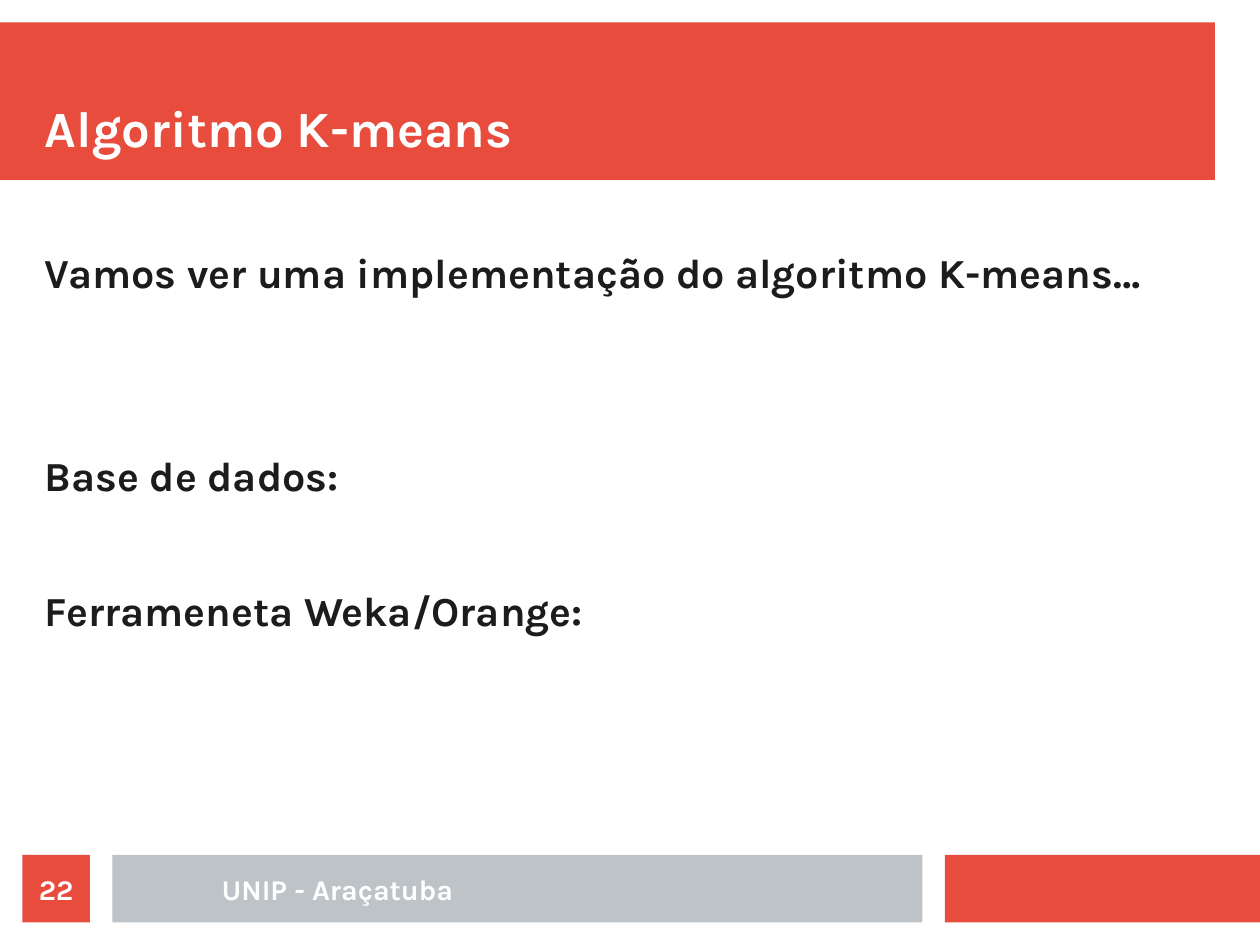
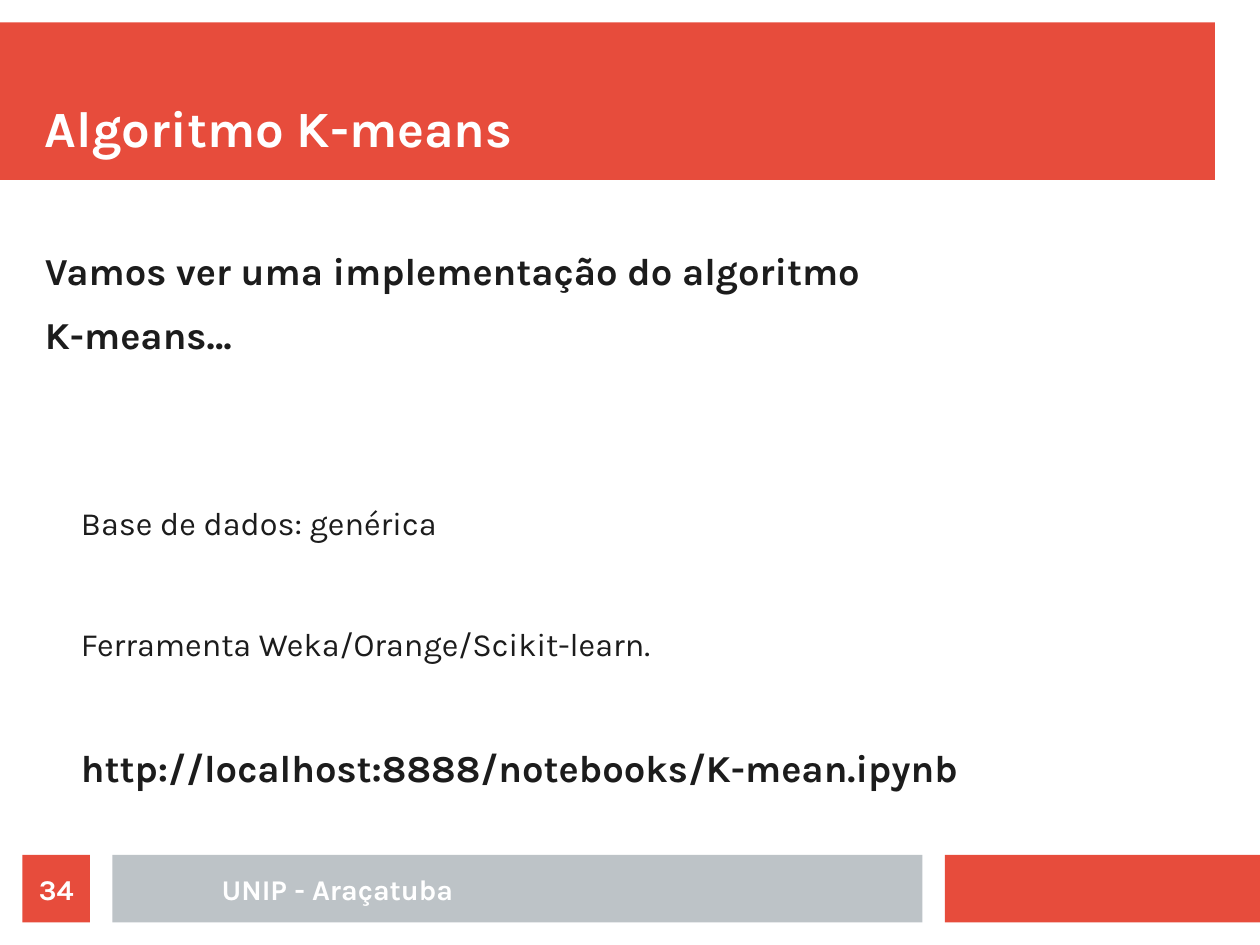
Before and after one commit to rafaelstojoao/pos-unip, a slide deck: slide 34 of [2020][modulo][Machine_Learning]/[aula]02[Agrupamento].odp (slide 22 before the commit). Drawn at 1260x945 pixels with LibreOffice and Linux fonts; fonts in the diff are those of the drawing. Boxes give left, top, right and bottom in pixels: in the first picture for what was removed or moved away, otherwise in the second. Text is boxed around its words. In the diff, an @@ line names an element or a change of style, - is before the commit and + after.

```diff
--- a/[2020][modulo][Machine_Learning]/[aula]02[Agrupamento].odp
+++ b/[2020][modulo][Machine_Learning]/[aula]02[Agrupamento].odp
@@ text at (45,257,958,792): text changed; size 26 to 24.1 pt @@
-Vamos ver uma implementação do algoritmo K-means…
-Base de dados:
-Ferrameneta Weka/Orange:
+Vamos ver uma implementação do algoritmo
+K-means…
+  Base de dados: genérica
+  Ferramenta Weka/Orange/Scikit-learn.
+http://localhost:8888/notebooks/K-mean.ipynb
@@ page number at (39,881,74,901): text changed @@
-22
+34
```
Also in this commit, not shown: 11 other slides changed, 33 slides added, 24 slides removed, 1 other file.
